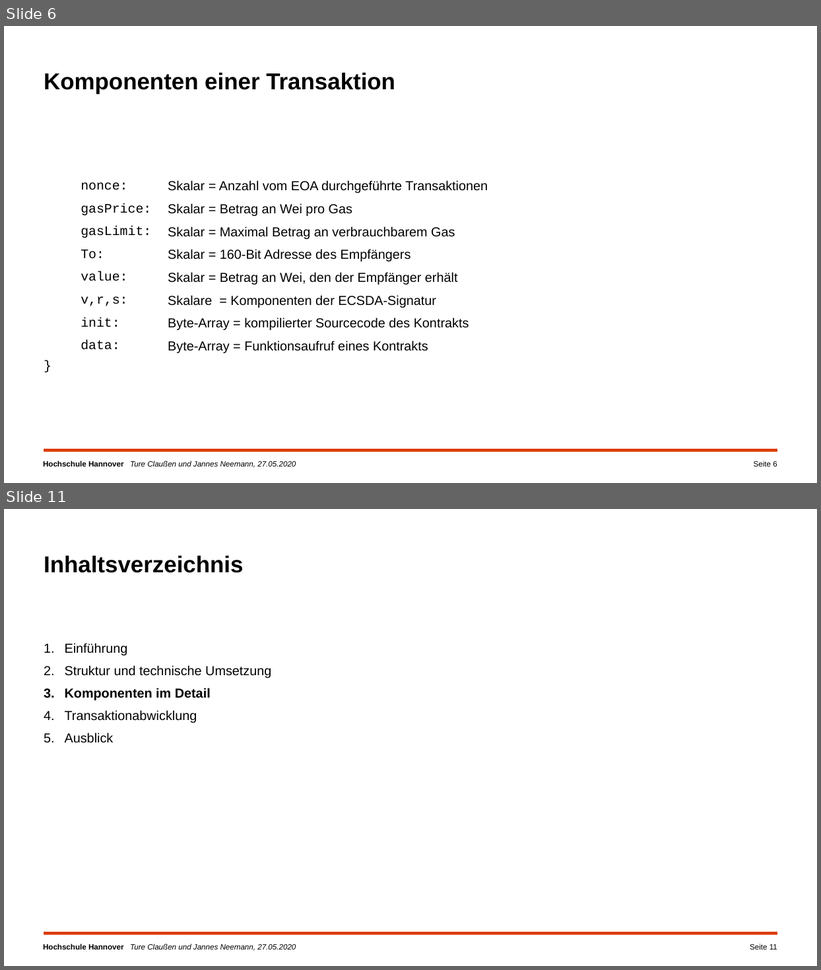
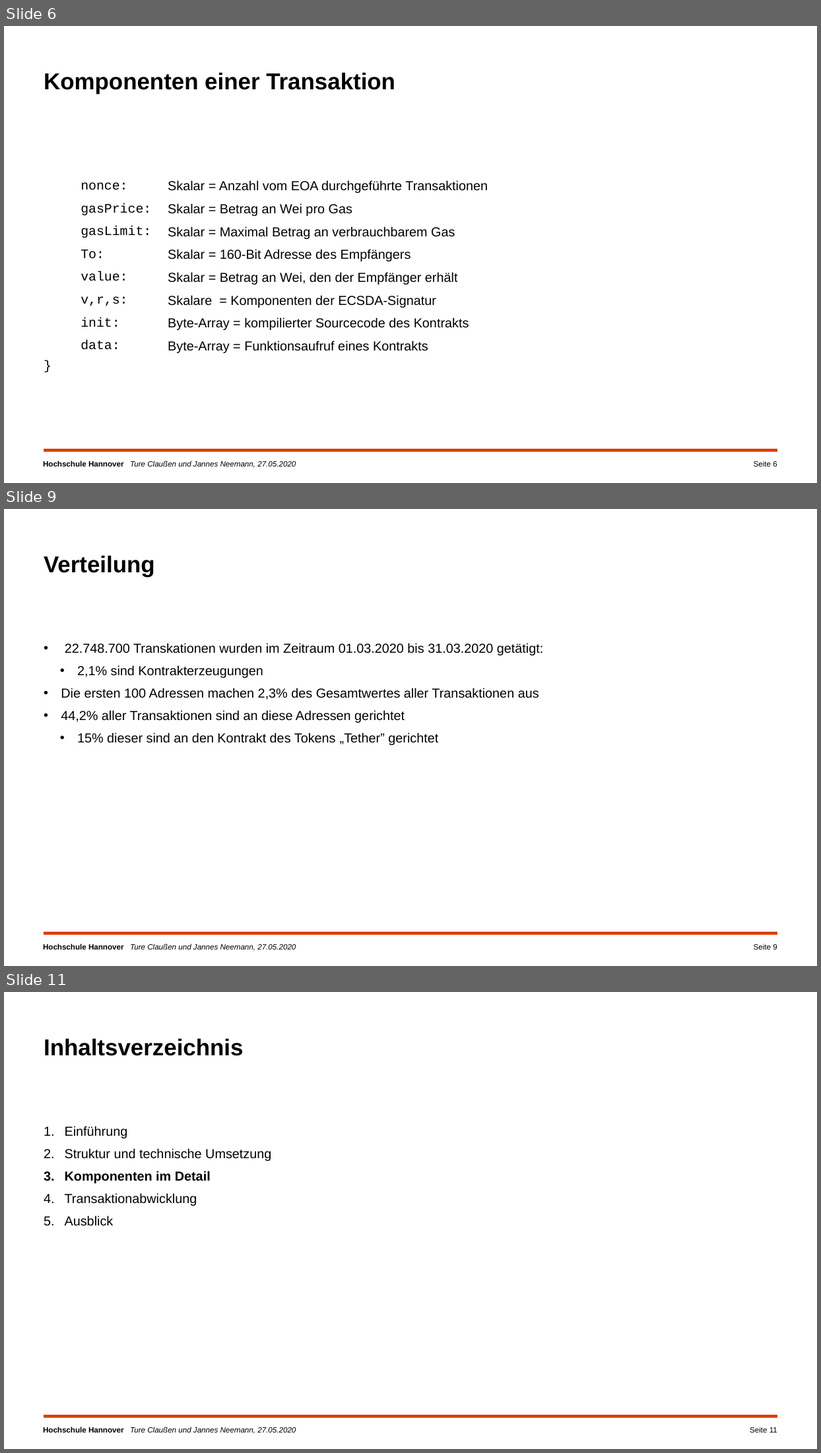
Before and after one commit to campfireman/SEM-ethereum-transactions, a slide deck: Ethereum_Präsentation_Jannes/Ethereum-Transaktionen.pptx. Shown one above the other, each under a label of ours: slides 6 and 11 before the commit, slides 6, 9 and 11 after it; the slides between them are not shown. The pictures are 821x970 and 821x1453 pixels, drawn with LibreOffice and Linux fonts; fonts in the diff are those of the drawing; grey boxes stand for pictures; background and template pictures are left out. Boxes give left, top, right and bottom in pixels: in the first picture for what was removed or moved away, otherwise in the second. Text is boxed around its words. In the diff, an @@ line names an element or a change of style, - is before the commit and + after.

```diff
--- a/Ethereum_Präsentation_Jannes/Ethereum-Transaktionen.pptx
+++ b/Ethereum_Präsentation_Jannes/Ethereum-Transaktionen.pptx
@@ slide 9 added at (x1=4, y1=509, x2=817, y2=966), background #FFFFFF; not listed: 2 template elements that a slide beside it also shows @@
@@ title added at (x1=44, y1=555, x2=155, y2=577), 30 pt, text #000000, bold @@
+Verteilung
@@ text added at (x1=61, y1=643, x2=543, y2=745), 17 pt, text #000000 @@
+• 22.748.700 Transkationen wurden im Zeitraum 01.03.2020 bis 31.03.2020 getätigt:
+  • 2,1% sind Kontrakterzeugungen
+• Die ersten 100 Adressen machen 2,3% des Gesamtwertes aller Transaktionen aus
+• 44,2% aller Transaktionen sind an diese Adressen gerichtet
+  • 15% dieser sind an den Kontrakt des Tokens „Tether” gerichtet
@@ page number added at (x1=754, y1=944, x2=777, y2=950), 10 pt, text #000000 @@
+Seite 9
```
Also in this commit, not shown: 7 slides changed, 1 other slide added, 3 slides removed, 1 other file.
